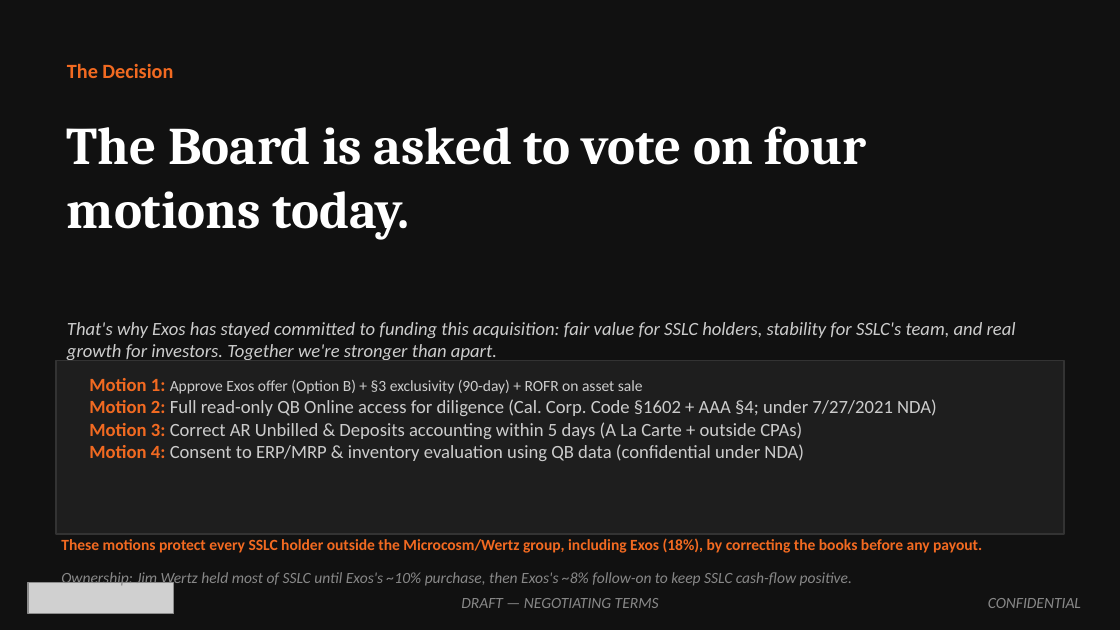
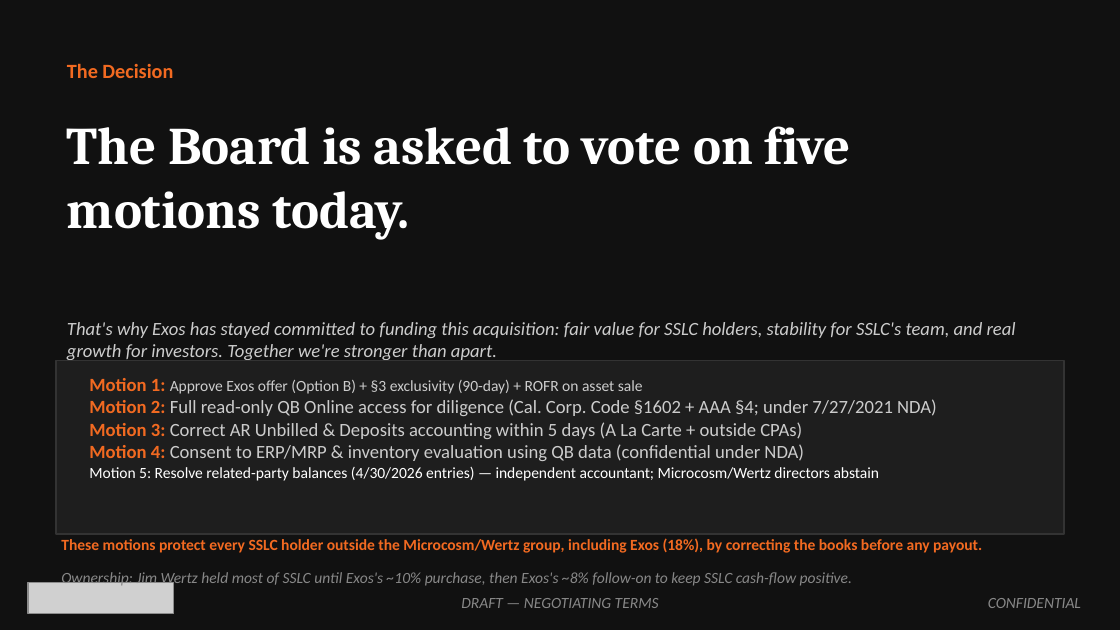
Before and after one commit to ExosAerospace/workspace, a slide deck: slide 2 of drafts/Exos_SSLC_Board_Offer_Overview_2026-10-10_r2.pptx. Drawn at 1120x630 pixels with LibreOffice and Linux fonts; fonts in the diff are those of the drawing; grey boxes stand for pictures. Boxes give left, top, right and bottom in pixels: in the first picture for what was removed or moved away, otherwise in the second. Text is boxed around its words. In the diff, an @@ line names an element or a change of style, - is before the commit and + after.

```diff
--- a/drafts/Exos_SSLC_Board_Offer_Overview_2026-10-10_r2.pptx
+++ b/drafts/Exos_SSLC_Board_Offer_Overview_2026-10-10_r2.pptx
@@ text at (67, 126, 851, 240): text changed @@
-The Board is asked to vote on four motions today.
+The Board is asked to vote on five motions today.
@@ text at (89, 467, 880, 481): paragraph added @@
+Motion 5: Resolve related-party balances (4/30/2026 entries) — independent accountant; Microcosm/Wertz directors abstain
```
Also in this commit, not shown: 3 other slides changed, 2 slides added, 2 other files.
